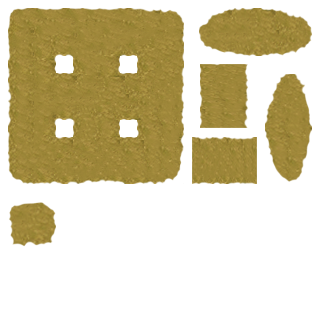
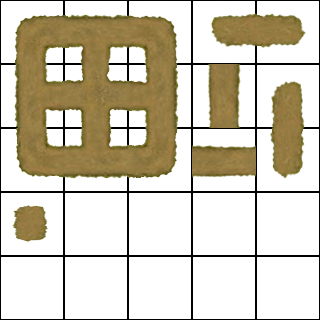
Layers edited between the first and the second 320x320 image:
added layer "Camada 76" above "Camada 72" over left=0, top=0, right=314, bottom=243
hid "Camada 71", painted on it over left=8, top=8, right=312, bottom=247
showed "Camada 1" over left=0, top=0, right=320, bottom=320